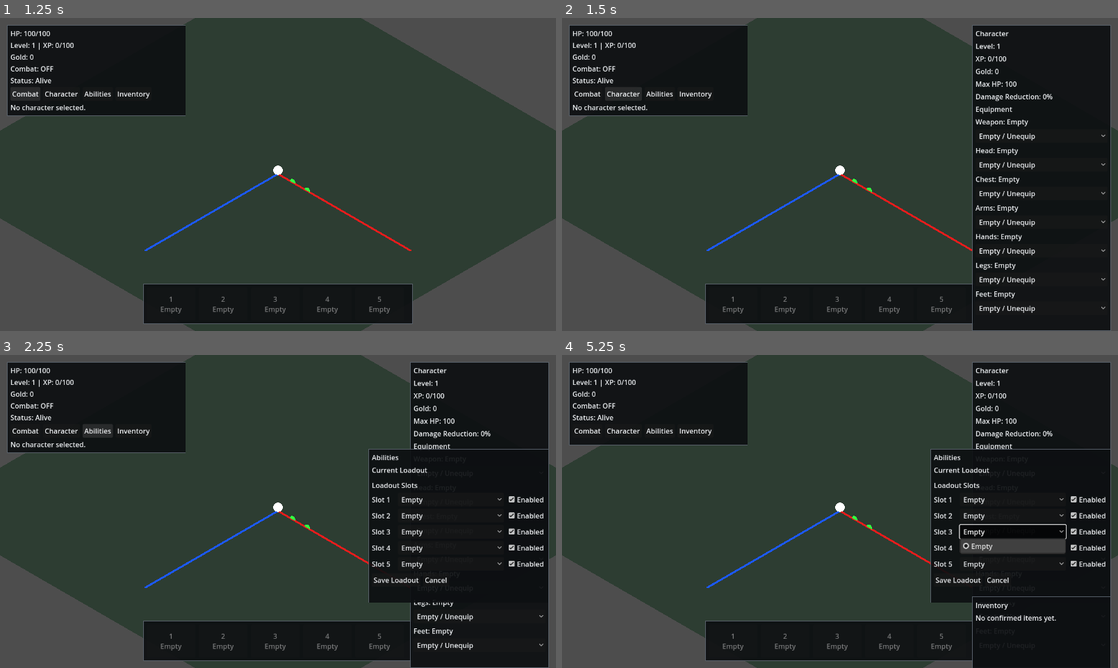
Above: before the commit, frames 1-4 (two rows, left to right).
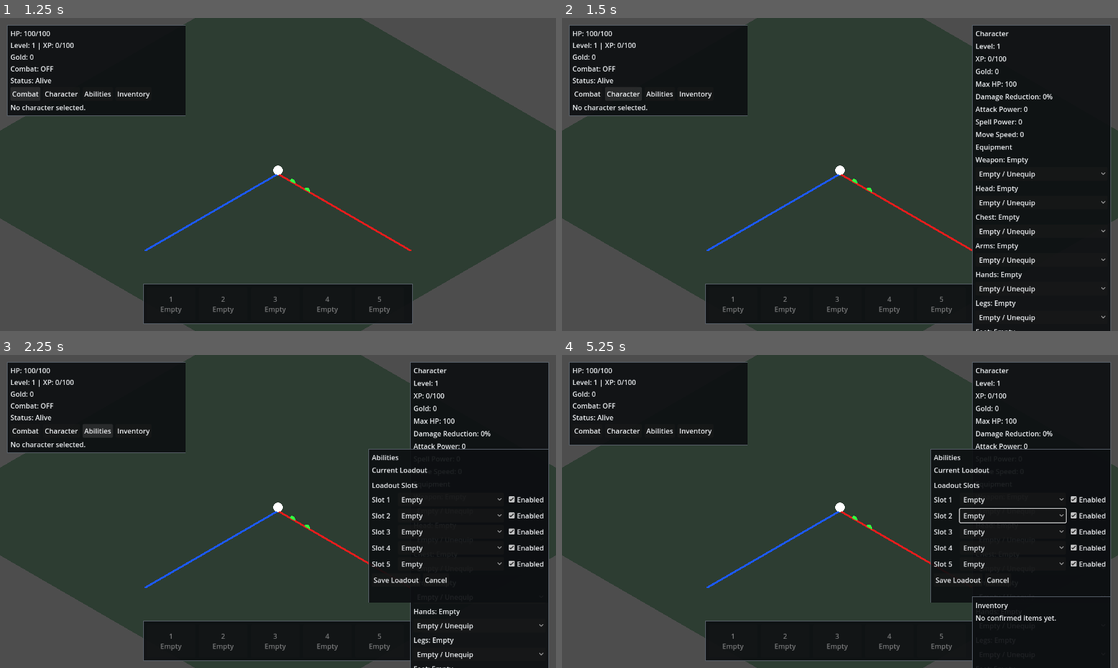
Above: after the commit, the same moments.

Repository: ademastrie/rpg_prototype
Game: Godot game, scene res://scenes/client/client_game.tscn
The game is run twice, just before and just after one commit, with the same random seed, the same clock (stepped at 60 frames per second) and the same inputs. This scene is started directly instead of the project's main scene.
Inputs:
- Up to frame 1 (1.25 s): click "Combat" at 0.5 s
- Up to frame 2 (1.5 s): click "Character" at 1.25 s
- Up to frame 3 (2.25 s): click "Abilities" at 2 s
- Up to frame 4 (5.25 s): click "Inventory" at 2.75 s; click "Empty / Unequip" at 3.5 s; click "Empty / Unequip" at 4.25 s; click "Empty / Unequip" at 5 s

Frame 1 is identical in both runs. In frame 2, 2.6% of the frame differs, in the area x 73-99%, y 28-100%; in frame 3, 0.8%; in frame 4, 1.2%.

Commit message:
Apply equipment stat modifiers

Diff:
--- a/godot/scripts/client/game_hud.gd
+++ b/godot/scripts/client/game_hud.gd
@@ -45,6 +45,9 @@
 var _character_gold_label: Label = null
 var _character_max_hp_label: Label = null
 var _character_damage_reduction_label: Label = null
+var _character_attack_power_label: Label = null
+var _character_spell_power_label: Label = null
+var _character_move_speed_label: Label = null
 var _equipment_slot_labels: Dictionary = {}
 var _equipment_slot_options: Dictionary = {}
 var _equipment_panel_status: Label = null
@@ -74,6 +77,9 @@
 var _is_refreshing_equipment_ui: bool = false
 var _current_max_hp: int = 100
 var _current_damage_reduction: float = 0.0
+var _current_attack_power: float = 0.0
+var _current_spell_power: float = 0.0
+var _current_move_speed: float = 0.0
 var _dragged_panel: Control = null
 var _drag_offset: Vector2 = Vector2.ZERO
 
@@ -153,6 +159,9 @@
 func update_combat_stats(combat_stats: Dictionary) -> void:
 	_current_damage_reduction = float(combat_stats.get("damage_reduction", 0.0))
 	_current_max_hp = int(combat_stats.get("max_hp", _current_max_hp))
+	_current_attack_power = float(combat_stats.get("attack_power", _current_attack_power))
+	_current_spell_power = float(combat_stats.get("spell_power", _current_spell_power))
+	_current_move_speed = float(combat_stats.get("move_speed", _current_move_speed))
 	_refresh_character_panel()
 
 
@@ -358,7 +367,7 @@
 	_character_panel.offset_left = -336.0
 	_character_panel.offset_top = 16.0
 	_character_panel.offset_right = -16.0
-	_character_panel.offset_bottom = 348.0
+	_character_panel.offset_bottom = 408.0
 	_apply_panel_style(_character_panel)
 	_root.add_child(_character_panel)
 
@@ -373,6 +382,9 @@
 	_character_gold_label = _add_label(panel_vbox, "")
 	_character_max_hp_label = _add_label(panel_vbox, "")
 	_character_damage_reduction_label = _add_label(panel_vbox, "")
+	_character_attack_power_label = _add_label(panel_vbox, "")
+	_character_spell_power_label = _add_label(panel_vbox, "")
+	_character_move_speed_label = _add_label(panel_vbox, "")
 	_add_label(panel_vbox, "Equipment")
 	for slot_name in EQUIPMENT_SLOTS:
 		var slot_label: Label = _add_label(panel_vbox, "")
@@ -582,6 +594,9 @@
 	_character_gold_label.text = "Gold: %s" % _current_gold
 	_character_max_hp_label.text = "Max HP: %s" % _current_max_hp
 	_character_damage_reduction_label.text = "Damage Reduction: %s%%" % int(round(_current_damage_reduction * 100.0))
+	_character_attack_power_label.text = "Attack Power: %s" % _format_stat_number(_current_attack_power)
+	_character_spell_power_label.text = "Spell Power: %s" % _format_stat_number(_current_spell_power)
+	_character_move_speed_label.text = "Move Speed: %s" % _format_stat_number(_current_move_speed)
 	for slot_name in EQUIPMENT_SLOTS:
 		if not _equipment_slot_labels.has(slot_name):
 			continue
@@ -608,6 +623,13 @@
 
 	var item_key: String = str(equipment_item.get("item_key", "")).strip_edges()
 	return item_key if item_key != "" else "Empty"
+
+
+func _format_stat_number(value: float) -> String:
+	if is_equal_approx(value, round(value)):
+		return str(int(round(value)))
+
+	return "%.1f" % value
 
 
 func _refresh_equipment_slot_options() -> void:
--- a/godot/scripts/server/server_game.gd
+++ b/godot/scripts/server/server_game.gd
@@ -597,6 +597,7 @@
 		equipment[slot] = {
 			"item_key": item_key,
 			"display_name": display_name if display_name != "" else item_key,
+			"stat_modifiers": _extract_stat_modifiers_from_item(entry),
 		}
 
 	return equipment
@@ -640,6 +641,7 @@
 	var slot: String = str(entry_data.get("equip_slot", entry_data.get("slot", entry_data.get("equipment_slot", entry_data.get("slot_key", ""))))).strip_edges()
 	var item_key: String = str(entry_data.get("item_key", entry_data.get("key", ""))).strip_edges()
 	var display_name: String = str(entry_data.get("display_name", "")).strip_edges()
+	var stat_modifiers: Array = _extract_stat_modifiers_from_item(entry_data)
 
 	if entry_data.get("item", null) is Dictionary:
 		var item_data: Dictionary = entry_data.get("item", {}) as Dictionary
@@ -657,6 +659,65 @@
 		"slot": slot,
 		"item_key": item_key,
 		"display_name": display_name,
+		"stat_modifiers": stat_modifiers,
+	}
+
+
+func _extract_stat_modifiers_from_item(item_data: Dictionary) -> Array:
+	var modifier_candidates: Array = []
+	for container in _stat_modifier_containers(item_data):
+		if not (container is Dictionary):
+			continue
+
+		var container_data: Dictionary = container as Dictionary
+		var raw_modifiers: Variant = container_data.get("stat_modifiers", container_data.get("modifiers", container_data.get("stats", [])))
+		if raw_modifiers is Array:
+			modifier_candidates.append_array(raw_modifiers as Array)
+		elif raw_modifiers is Dictionary:
+			var raw_modifier_dictionary: Dictionary = raw_modifiers as Dictionary
+			for stat_key in raw_modifier_dictionary.keys():
+				modifier_candidates.append({
+					"stat_key": str(stat_key),
+					"modifier_type": "flat",
+					"value": raw_modifier_dictionary[stat_key],
+				})
+
+	var modifiers: Array = []
+	for modifier_variant in modifier_candidates:
+		if not (modifier_variant is Dictionary):
+			continue
+
+		var modifier: Dictionary = _normalize_stat_modifier(modifier_variant as Dictionary)
+		if not modifier.is_empty():
+			modifiers.append(modifier)
+	return modifiers
+
+
+func _stat_modifier_containers(item_data: Dictionary) -> Array:
+	var containers: Array = [item_data]
+	if item_data.get("definition", null) is Dictionary:
+		containers.append(item_data.get("definition", {}) as Dictionary)
+	if item_data.get("item", null) is Dictionary:
+		var nested_item: Dictionary = item_data.get("item", {}) as Dictionary
+		containers.append(nested_item)
+		if nested_item.get("definition", null) is Dictionary:
+			containers.append(nested_item.get("definition", {}) as Dictionary)
+	return containers
+
+
+func _normalize_stat_modifier(modifier_data: Dictionary) -> Dictionary:
+	var stat_key: String = str(modifier_data.get("stat_key", modifier_data.get("key", modifier_data.get("stat", modifier_data.get("attribute", ""))))).strip_edges().to_lower()
+	var modifier_type: String = str(modifier_data.get("modifier_type", modifier_data.get("type", "flat"))).strip_edges().to_lower()
+	var value: float = float(modifier_data.get("value", modifier_data.get("amount", 0.0)))
+	if stat_key == "" or is_zero_approx(value):
+		return {}
+	if modifier_type == "":
+		modifier_type = "flat"
+
+	return {
+		"stat_key": stat_key,
+		"modifier_type": modifier_type,
+		"value": value,
 	}
 
 
--- a/godot/scripts/shared/world_spawner.gd
+++ b/godot/scripts/shared/world_spawner.gd
@@ -112,6 +112,8 @@
 		"width": 0.7,
 	},
 }
+const PLAYER_DAMAGE_REDUCTION_CAP: float = 0.80
+const SUPPORTED_EQUIPMENT_STAT_KEYS: Array[String] = ["max_hp", "damage_reduction", "attack_power", "spell_power", "move_speed"]
 
 
 func send_join_request(character_id: int, character_name: String, access_token: String) -> void:
@@ -236,6 +238,7 @@
 	_player_is_down_by_peer[peer_id] = false
 	_player_respawn_positions[peer_id] = players[peer_id]
 	_combat_enabled_by_peer[peer_id] = false
+	_character_equipment_by_peer[peer_id] = {}
 	var effective_loadout: Array = loadout.duplicate()
 	if effective_loadout.is_empty():
 		effective_loadout = DEFAULT_LOADOUT.duplicate()
@@ -249,7 +252,6 @@
 	_recalculate_player_combat_stats(peer_id, true)
 	_character_progression_by_peer[peer_id] = {"level": 1, "xp": 0, "xp_to_next": 100}
 	_character_gold_by_peer[peer_id] = 0
-	_character_equipment_by_peer[peer_id] = {}
 	var max_hp: int = int(_player_max_hp_by_peer.get(peer_id, player_max_hp))
 	rpc("apply_player_health_update", peer_id, max_hp, max_hp)
 	rpc("apply_player_down_state", peer_id, false)
@@ -298,6 +300,7 @@
 
 	var confirmed_equipment: Dictionary = equipment.duplicate(true)
 	_character_equipment_by_peer[peer_id] = confirmed_equipment
+	_recalculate_player_combat_stats(peer_id)
 	rpc_id(peer_id, "apply_character_equipment_update", peer_id, confirmed_equipment)
 
 
@@ -457,7 +460,7 @@
 
 func _modified_player_damage_taken(peer_id: int, raw_damage: int) -> int:
 	var combat_stats: Dictionary = _player_combat_stats_by_peer.get(peer_id, _default_player_combat_stats()) as Dictionary
-	var damage_reduction: float = clamp(float(combat_stats.get("damage_reduction", 0.0)), 0.0, 0.95)
+	var damage_reduction: float = clamp(float(combat_stats.get("damage_reduction", 0.0)), 0.0, PLAYER_DAMAGE_REDUCTION_CAP)
 	return max(int(round(float(raw_damage) * (1.0 - damage_reduction))), 1)
 
 
@@ -465,6 +468,9 @@
 	return {
 		"max_hp": player_max_hp,
 		"damage_reduction": 0.0,
+		"attack_power": 0.0,
+		"spell_power": 0.0,
+		"move_speed": movement_speed,
 	}
 
 
@@ -475,14 +481,89 @@
 	var combat_stats: Dictionary = _default_player_combat_stats()
 	var loadout: Array = _loadout_by_peer.get(peer_id, []) as Array
 	# Temporary prototype modifiers: Slash grants damage reduction and max HP while slotted.
-	# Future modifiers should come from backend ability effects, gear, buffs/debuffs.
+	# Future stats should be assembled from backend base stats, backend ability
+	# effects, gear, buffs/debuffs, and other server-owned simulation state.
 	if loadout.has("Slash"):
-		combat_stats["damage_reduction"] = 0.20
+		combat_stats["damage_reduction"] = float(combat_stats["damage_reduction"]) + 0.20
 		combat_stats["max_hp"] = int(combat_stats["max_hp"]) + 25
 
+	_apply_equipped_item_stat_modifiers(peer_id, combat_stats)
+	combat_stats["damage_reduction"] = clamp(float(combat_stats.get("damage_reduction", 0.0)), 0.0, PLAYER_DAMAGE_REDUCTION_CAP)
+	combat_stats["max_hp"] = max(int(round(float(combat_stats.get("max_hp", player_max_hp)))), 1)
 	_player_combat_stats_by_peer[peer_id] = combat_stats
 	_apply_computed_player_max_hp(peer_id, int(combat_stats.get("max_hp", player_max_hp)), restore_current_hp_to_max)
 	rpc_id(peer_id, "apply_player_combat_stats_update", peer_id, combat_stats)
+
+
+func _apply_equipped_item_stat_modifiers(peer_id: int, combat_stats: Dictionary) -> void:
+	var equipment: Dictionary = _character_equipment_by_peer.get(peer_id, {}) as Dictionary
+	for slot_name in equipment.keys():
+		var slot_data: Variant = equipment[slot_name]
+		if not (slot_data is Dictionary):
+			continue
+
+		var equipment_item: Dictionary = slot_data as Dictionary
+		var stat_modifiers: Array = _equipment_item_stat_modifiers(equipment_item)
+		for modifier_variant in stat_modifiers:
+			if not (modifier_variant is Dictionary):
+				continue
+
+			_apply_stat_modifier_to_combat_stats(combat_stats, modifier_variant as Dictionary)
+
+
+func _equipment_item_stat_modifiers(equipment_item: Dictionary) -> Array:
+	var raw_modifiers: Variant = equipment_item.get("stat_modifiers", [])
+	if raw_modifiers is Array:
+		return (raw_modifiers as Array).duplicate(true)
+	if raw_modifiers is Dictionary:
+		var modifiers: Array = []
+		var raw_modifier_dictionary: Dictionary = raw_modifiers as Dictionary
+		for stat_key in raw_modifier_dictionary.keys():
+			modifiers.append({
+				"stat_key": str(stat_key),
+				"modifier_type": "flat",
+				"value": raw_modifier_dictionary[stat_key],
+			})
+		return modifiers
+
+	return []
+
+
+func _apply_stat_modifier_to_combat_stats(combat_stats: Dictionary, modifier: Dictionary) -> void:
+	var stat_key: String = str(modifier.get("stat_key", modifier.get("key", modifier.get("stat", "")))).strip_edges().to_lower()
+	if not SUPPORTED_EQUIPMENT_STAT_KEYS.has(stat_key):
+		return
+
+	var modifier_type: String = str(modifier.get("modifier_type", modifier.get("type", "flat"))).strip_edges().to_lower()
+	var value: float = float(modifier.get("value", modifier.get("amount", 0.0)))
+	if modifier_type == "":
+		modifier_type = "flat"
+
+	match stat_key:
+		"max_hp":
+			if _is_percent_modifier(modifier_type):
+				combat_stats["max_hp"] = int(round(float(combat_stats.get("max_hp", player_max_hp)) * (1.0 + _percent_modifier_value(value))))
+			else:
+				combat_stats["max_hp"] = int(round(float(combat_stats.get("max_hp", player_max_hp)) + value))
+		"damage_reduction":
+			var reduction_delta: float = _percent_modifier_value(value)
+			combat_stats["damage_reduction"] = float(combat_stats.get("damage_reduction", 0.0)) + reduction_delta
+		"attack_power", "spell_power", "move_speed":
+			if _is_percent_modifier(modifier_type):
+				combat_stats[stat_key] = float(combat_stats.get(stat_key, 0.0)) * (1.0 + _percent_modifier_value(value))
+			else:
+				combat_stats[stat_key] = float(combat_stats.get(stat_key, 0.0)) + value
+
+
+func _is_percent_modifier(modifier_type: String) -> bool:
+	return modifier_type == "percent" or modifier_type == "percentage" or modifier_type == "pct"
+
+
+func _percent_modifier_value(value: float) -> float:
+	if abs(value) > 1.0:
+		return value / 100.0
+
+	return value
 
 
 func _apply_computed_player_max_hp(peer_id: int, computed_max_hp: int, restore_current_hp_to_max: bool = false) -> void:
